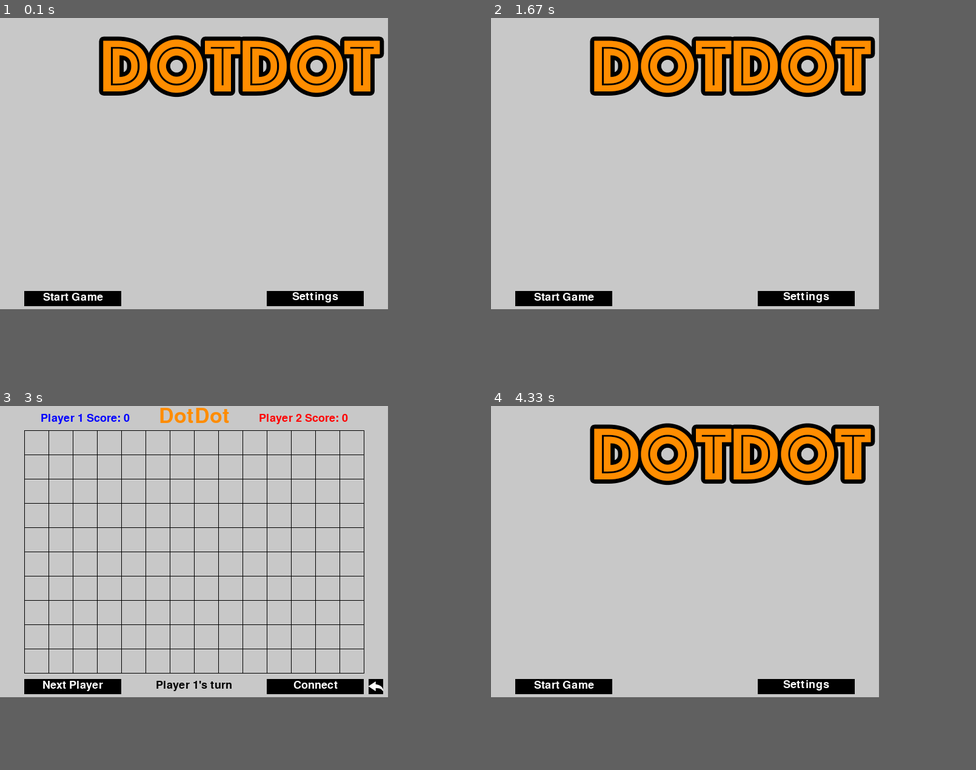
Above: before the commit, frames 1-4 (two rows, left to right).
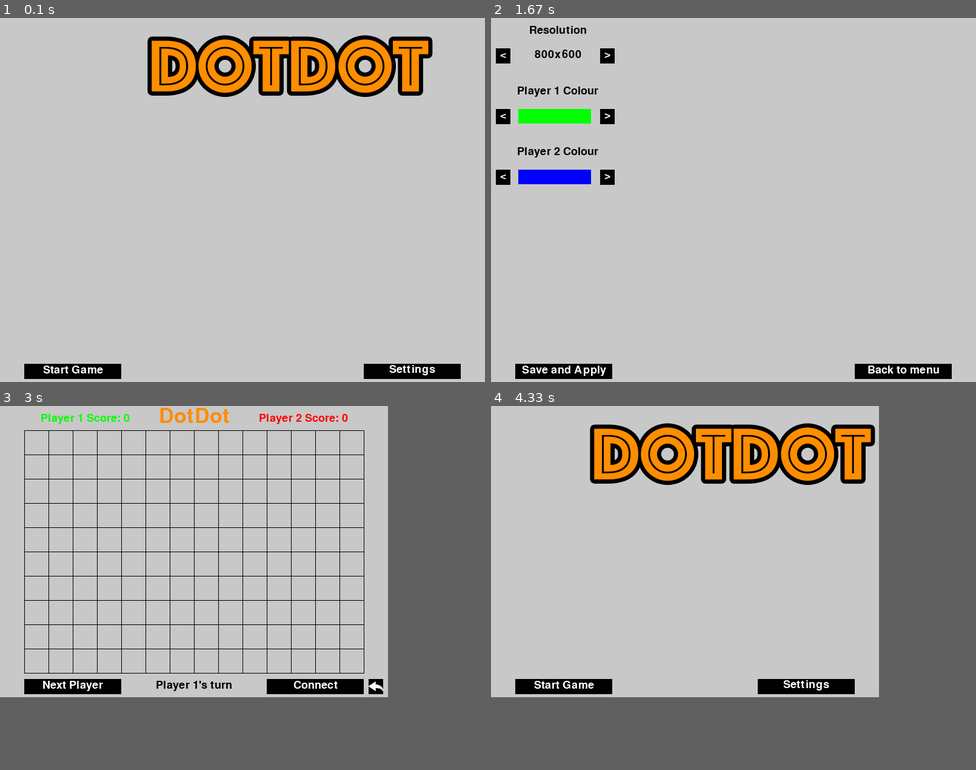
Above: after the commit, the same moments.

Repository: Tutorialoso/PythonGame
Game: pygame game, started from DotDot Pygame.py
Same seed, same stepped clock (60 frames per second), same inputs: the game is played once before the commit and once after it.
Inputs (mouse positions are in pixels of both pictures, inside the frame that each line leads up to):
- Up to frame 1 (0.1 s): no input
- Up to frame 2 (1.67 s): click (903, 371) at 0.38 s; press the mouse at (500, 116) at 0.7 s; move the mouse to (529, 152) at 0.8 s; release the mouse at (558, 189) at 0.93 s; click (607, 116) at 1.05 s; click (607, 178) at 1.38 s
- Up to frame 3 (3 s): click (9, 442) at 1.72 s; click (9, 566) at 2.05 s; click (72, 759) at 2.38 s; click (72, 686) at 2.72 s
- Up to frame 4 (4.33 s): click (563, 686) at 3.05 s; click (869, 686) at 3.38 s
In our replay, in frame 1 the window is 640x480 before the commit and 800x600 after it. These sizes can differ from the game's own. Grey fills any space a smaller window leaves; there, only what the larger window draws over its background counts as a difference.

The runs differ from the first frame. In frame 1, 11% of the frame differs, in the area x 5-95%, y 4-100%; in frame 2, 14%, in the area x 1-95%, y 2-100%; in frame 3, 0.2%; in frame 4, nothing differs.

Commit message:
Buttons are now objects

Diff:
--- a/DotDot Pygame.py
+++ b/DotDot Pygame.py
@@ -43,18 +43,6 @@
     DISPLAYSURF = pygame.display.set_mode((WINDOW_WIDTH, WINDOW_HEIGHT))
     pygame.display.set_caption('DotDot')
     DISPLAYSURF.fill(COLOURS["background"])
-
-def init_button(text, top_left, button_width):
-    button_height = 25
-    bottom_right = (top_left[0] + button_width, top_left[1] + button_height)
-    button_coord = (top_left, bottom_right)
-    pygame.draw.rect(DISPLAYSURF, BLACK, (top_left[0], top_left[1], button_width, button_height))
-    button_font_obj = pygame.font.Font('freesansbold.ttf', 18)
-    button_surface_obj = button_font_obj.render(text, True, WHITE)
-    button_rect_obj = button_surface_obj.get_rect()
-    button_rect_obj.center = (top_left[0] + (button_width / 2), top_left[1] + 10)
-    DISPLAYSURF.blit(button_surface_obj, button_rect_obj)
-    return button_coord
 
 def pixel_to_grid(mouse_x, mouse_y):
         if ((mouse_x % GAP_SIZE) > (TOLERANCE) + 10):
@@ -109,6 +97,24 @@
         if self.enemy_dots > 0:
             pygame.draw.polygon(DISPLAYSURF, self.colour, self.pixel_array)
 
+class Button():
+    def __init__(self, text, top_left, button_width):
+        button_height = 25
+        bottom_right = (top_left[0] + button_width, top_left[1] + button_height)
+        self.button_coord = (top_left, bottom_right)
+        pygame.draw.rect(DISPLAYSURF, BLACK, (top_left[0], top_left[1], button_width, button_height))
+        button_font_obj = pygame.font.Font('freesansbold.ttf', 18)
+        button_surface_obj = button_font_obj.render(text, True, WHITE)
+        button_rect_obj = button_surface_obj.get_rect()
+        button_rect_obj.center = (top_left[0] + (button_width / 2), top_left[1] + 10)
+        DISPLAYSURF.blit(button_surface_obj, button_rect_obj)
+    def is_clicked(self, mouse_x, mouse_y):
+        clicked = False
+        if (mouse_x >= self.button_coord[0][0]) and (mouse_x <= self.button_coord[1][0]) and \
+            (mouse_y >= self.button_coord[0][1]) and (mouse_y <= self.button_coord[1][1]):
+            clicked = True
+        return clicked
+
 class Game():
     def main(self):
         init_window()
@@ -133,11 +139,11 @@
         grid_array = self.init_grid()
 
         connect_top_left = (WINDOW_WIDTH - (5 * GAP_SIZE), WINDOW_HEIGHT - (GAP_SIZE - 10))
-        connect_button_coord = init_button("Connect", connect_top_left, BIG_BUTTON_WIDTH)
+        connect_button = Button("Connect", connect_top_left, BIG_BUTTON_WIDTH)
         next_player_top_left = (GAP_SIZE, WINDOW_HEIGHT - (GAP_SIZE - 10))
-        next_player_button_coord = init_button("Next Player", next_player_top_left, BIG_BUTTON_WIDTH)
+        next_player_button = Button("Next Player", next_player_top_left, BIG_BUTTON_WIDTH)
         quit_top_left = (WINDOW_WIDTH - ((GAP_SIZE / 5) * 4), WINDOW_HEIGHT - (GAP_SIZE - 10))
-        quit_button_coord = init_button("", quit_top_left, SMALL_BUTTON_WIDTH)
+        quit_button = Button("", quit_top_left, SMALL_BUTTON_WIDTH)
 
         DISPLAYSURF.blit(BACK_ARROW, quit_top_left)
 
@@ -194,15 +200,13 @@
                                             score_changed = True
                                     else:
                                         dots_array.append(chosen_dot)
-                        elif (mouse_x >= connect_button_coord[0][0]) and (mouse_x <= connect_button_coord[1][0]) and \
-                           (mouse_y >= connect_button_coord[0][1]) and (mouse_y <= connect_button_coord[1][1]):
+                        elif connect_button.is_clicked(mouse_x, mouse_y):
                             connecting = False
                             game_status = player_status
                             status_colour = COLOURS["status"]
                             status_changed = True
                     else:
-                        if (mouse_x >= next_player_button_coord[0][0]) and (mouse_x <= next_player_button_coord[1][0]) and \
-                           (mouse_y >= next_player_button_coord[0][1]) and (mouse_y <= next_player_button_coord[1][1]):
+                        if next_player_button.is_clicked(mouse_x, mouse_y):
                             if current_player == PLAYER_ONE:
                                 current_player = PLAYER_TWO
                             else:
@@ -212,15 +216,13 @@
                             player_status = "Player " + current_player + "'s turn"
                             game_status  = player_status
                             status_colour = COLOURS["status"]
-                        elif (mouse_x >= connect_button_coord[0][0]) and (mouse_x <= connect_button_coord[1][0]) and \
-                           (mouse_y >= connect_button_coord[0][1]) and (mouse_y <= connect_button_coord[1][1]):
+                        elif connect_button.is_clicked(mouse_x, mouse_y):
                             dots_array = []
                             connecting = True
                             game_status = connecting_status
                             status_colour = COLOURS[current_player]
                             status_changed = True
-                        elif (mouse_x >= quit_button_coord[0][0]) and (mouse_x <= quit_button_coord[1][0]) and \
-                           (mouse_y >= quit_button_coord[0][1]) and (mouse_y <= quit_button_coord[1][1]):
+                        elif quit_button.is_clicked(mouse_x, mouse_y):
                             game_finished = True
                 elif event.type == QUIT:
                     terminate()
@@ -343,9 +345,9 @@
         DISPLAYSURF.blit(DOT_DOT, ((WINDOW_WIDTH / 2) - (484 / 2), 0))
 
         settings_top_left = (WINDOW_WIDTH - (5 * GAP_SIZE), WINDOW_HEIGHT - (GAP_SIZE - 10))
-        settings_button_coord = init_button("Settings", settings_top_left, BIG_BUTTON_WIDTH)
+        settings_button = Button("Settings", settings_top_left, BIG_BUTTON_WIDTH)
         start_game_top_left = (GAP_SIZE, WINDOW_HEIGHT - (GAP_SIZE - 10))
-        start_game_button_coord = init_button("Start Game", start_game_top_left, BIG_BUTTON_WIDTH)
+        start_game_button = Button("Start Game", start_game_top_left, BIG_BUTTON_WIDTH)
 
         mouse_x = 0
         mouse_y = 0
@@ -356,12 +358,10 @@
             for event in pygame.event.get():
                 if event.type == MOUSEBUTTONUP:
                     mouse_x, mouse_y = event.pos
-                    if (mouse_x >= start_game_button_coord[0][0]) and (mouse_x <= start_game_button_coord[1][0]) and \
-                       (mouse_y >= start_game_button_coord[0][1]) and (mouse_y <= start_game_button_coord[1][1]):
+                    if start_game_button.is_clicked(mouse_x, mouse_y):
                         button_clicked = True
                         button_type = "Game"
-                    elif (mouse_x >= settings_button_coord[0][0]) and (mouse_x <= settings_button_coord[1][0]) and \
-                         (mouse_y >= settings_button_coord[0][1]) and (mouse_y <= settings_button_coord[1][1]):
+                    elif settings_button.is_clicked(mouse_x, mouse_y):
                         button_clicked = True
                         button_type = "Settings"
                 elif event.type == QUIT:
@@ -376,53 +376,79 @@
         init_window()
 
         back_top_left = (WINDOW_WIDTH - (5 * GAP_SIZE), WINDOW_HEIGHT - (GAP_SIZE - 10))
-        back_button_coord = init_button("Back to menu", back_top_left, BIG_BUTTON_WIDTH)
+        back_button = Button("Back to menu", back_top_left, BIG_BUTTON_WIDTH)
+
         previous_res_top_left = ((GAP_SIZE / 5), (GAP_SIZE / 4) + GAP_SIZE)
-        previous_res_button_coord = init_button("<", previous_res_top_left, SMALL_BUTTON_WIDTH)
+        previous_res_button = Button("<", previous_res_top_left, SMALL_BUTTON_WIDTH)
         next_res_top_left = ((GAP_SIZE * 4) + (GAP_SIZE / 2), (GAP_SIZE / 4) + GAP_SIZE)
-        next_res_button_coord = init_button(">", next_res_top_left, SMALL_BUTTON_WIDTH)
+        next_res_button = Button(">", next_res_top_left, SMALL_BUTTON_WIDTH)
+
+        previous_col_one_top_left = ((GAP_SIZE / 5), (GAP_SIZE / 4) + (GAP_SIZE * 3.5))
+        previous_col_one_button = Button("<", previous_col_one_top_left, SMALL_BUTTON_WIDTH)
+        next_col_one_top_left = ((GAP_SIZE * 4) + (GAP_SIZE / 2), (GAP_SIZE / 4) + (GAP_SIZE * 3.5))
+        next_col_one_button = Button(">", next_col_one_top_left, SMALL_BUTTON_WIDTH)
+        previous_col_two_top_left = ((GAP_SIZE / 5), (GAP_SIZE / 4) + (GAP_SIZE * 6))
+        previous_col_two_button = Button("<", previous_col_two_top_left, SMALL_BUTTON_WIDTH)
+        next_col_two_top_left = ((GAP_SIZE * 4) + (GAP_SIZE / 2), (GAP_SIZE / 4) + (GAP_SIZE * 6))
+        next_col_two_button = Button(">", next_col_two_top_left, SMALL_BUTTON_WIDTH)
+
         save_top_left = (GAP_SIZE, WINDOW_HEIGHT - (GAP_SIZE - 10))
-        save_button_coord = init_button("Save and Apply", save_top_left, BIG_BUTTON_WIDTH)
-
-        resolution_font_obj = pygame.font.Font('freesansbold.ttf', 18)
+        save_button = Button("Save and Apply", save_top_left, BIG_BUTTON_WIDTH)
+
+        header_font_obj = pygame.font.Font('freesansbold.ttf', 18)
         to_display_res = (str(WINDOW_WIDTH) + "x" + str(WINDOW_HEIGHT))
         to_display_colour_one = COLOURS_NAME[COLOURS["1"]]
         to_display_colour_two = COLOURS_NAME[COLOURS["2"]]
-        to_displau_colours = [to_display_colour_one, to_display_colour_two]
+        to_display_colours = [to_display_colour_one, to_display_colour_two]
+        new_width, new_height, new_player_one_colour, new_player_two_colour = WINDOW_WIDTH, WINDOW_HEIGHT, COLOURS["1"], COLOURS["2"]
 
         resolution_header_centre = (((GAP_SIZE * 7) / 2) - ((GAP_SIZE / 4) * 3), (GAP_SIZE / 2))
-        resolution_header_surface_obj = resolution_font_obj.render("Resolution", True, BLACK)
+        resolution_header_surface_obj = header_font_obj.render("Resolution", True, BLACK)
         resolution_header_rect_obj = resolution_header_surface_obj.get_rect()
         resolution_header_rect_obj.center = resolution_header_centre
 
         resolution_centre = (((GAP_SIZE * 7) / 2) - ((GAP_SIZE / 4) * 3), (GAP_SIZE * 1.5))
-        resolution_surface_obj = resolution_font_obj.render(to_display_res, True, BLACK)
+        resolution_surface_obj = header_font_obj.render(to_display_res, True, BLACK)
         resolution_rect_obj = resolution_surface_obj.get_rect()
         resolution_rect_obj.center = resolution_centre
 
+        player_one_centre = (((GAP_SIZE * 7) / 2) - ((GAP_SIZE / 4) * 3), (GAP_SIZE * 3))
+        player_one_surface_obj = header_font_obj.render("Player 1 Colour", True, BLACK)
+        player_one_rect_obj = player_one_surface_obj.get_rect()
+        player_one_rect_obj.center = player_one_centre
+
+        player_two_centre = (((GAP_SIZE * 7) / 2) - ((GAP_SIZE / 4) * 3), (GAP_SIZE * 5.5))
+        player_two_surface_obj = header_font_obj.render("Player 2 Colour", True, BLACK)
+        player_two_rect_obj = player_two_surface_obj.get_rect()
+        player_two_rect_obj.center = player_two_centre
+
+        self.update_player_colour_selector(to_display_colours[0], PLAYER_ONE)
+        self.update_player_colour_selector(to_display_colours[1], PLAYER_TWO)
         DISPLAYSURF.blit(resolution_header_surface_obj, resolution_header_rect_obj)
         DISPLAYSURF.blit(resolution_surface_obj, resolution_rect_obj)
+        DISPLAYSURF.blit(player_one_surface_obj, player_one_rect_obj)
+        DISPLAYSURF.blit(player_two_surface_obj, player_two_rect_obj)
 
         mouse_x = 0
         mouse_y = 0
         button_type = None
         resolutions = ["640x480", "800x600", "1280x720"]
+        colours = []
+        for key in NAME_COLOURS:
+            colours.append(key)
 
         while button_type != "Back":
             for event in pygame.event.get():
                 if event.type == MOUSEBUTTONUP:
                     mouse_x, mouse_y = event.pos
-                    if (mouse_x >= back_button_coord[0][0]) and (mouse_x <= back_button_coord[1][0]) and \
-                       (mouse_y >= back_button_coord[0][1]) and (mouse_y <= back_button_coord[1][1]):
+                    if back_button.is_clicked(mouse_x, mouse_y):
                         button_type = "Back"
-                    elif (mouse_x >= previous_res_button_coord[0][0]) and (mouse_x <= previous_res_button_coord[1][0]) and \
-                       (mouse_y >= previous_res_button_coord[0][1]) and (mouse_y <= previous_res_button_coord[1][1]):
+                    elif previous_res_button.is_clicked(mouse_x, mouse_y):
                         for y in range(0, len(resolutions)):
                             if (to_display_res == resolutions[y]) and (y != 0):
                                 to_display_res = resolutions[y - 1]
                                 self.update_display_resolution_selector(to_display_res)
-                    elif (mouse_x >= next_res_button_coord[0][0]) and (mouse_x <= next_res_button_coord[1][0]) and \
-                       (mouse_y >= next_res_button_coord[0][1]) and (mouse_y <= next_res_button_coord[1][1]):
+                    elif next_res_button.is_clicked(mouse_x, mouse_y):
                         y = 0
                         changed = False
                         while (y < len(resolutions)) and (changed == False):
@@ -431,9 +457,54 @@
                                 self.update_display_resolution_selector(to_display_res)
                                 changed = True
                             y += 1
-                    elif (mouse_x >= save_button_coord[0][0]) and (mouse_x <= save_button_coord[1][0]) and \
-                       (mouse_y >= save_button_coord[0][1]) and (mouse_y <= save_button_coord[1][1]):
-                        self.save_settings(to_display_res, to_displau_colours)
+                    elif previous_col_one_button.is_clicked(mouse_x, mouse_y):
+                        for y in range(0, len(colours)):
+                            if (to_display_colours[0] == colours[y]) and (y != 0):
+                                if colours[y - 1] != to_display_colours[1]:
+                                    to_display_colours[0] = colours[y - 1]
+                                    self.update_player_colour_selector(to_display_colours[0], PLAYER_ONE)
+                                elif (colours[y - 1] != to_display_colours[1]) and ((y - 1) != 0):
+                                    to_display_colours[0] = colours[y - 2]
+                                    self.update_player_colour_selector(to_display_colours[0], PLAYER_ONE)
+                    elif next_col_one_button.is_clicked(mouse_x, mouse_y):
+                        y = 0
+                        changed = False
+                        while (y < len(colours)) and (changed == False):
+                            if (to_display_colours[0] == colours[y]) and (y != (len(colours) - 1)):
+                                if colours[y + 1] != to_display_colours[1]:
+                                    to_display_colours[0] = colours[y + 1]
+                                    self.update_player_colour_selector(to_display_colours[0], PLAYER_ONE)
+                                    changed = True
+                                elif (colours[y + 1] == to_display_colours[1]) and ((y + 1) != (len(colours) - 1)):
+                                    to_display_colours[1] = colours[y + 2]
+                                    self.update_player_colour_selector(to_display_colours[1], PLAYER_ONE)
+                                    changed = True
+                            y += 1
+                    elif previous_col_two_button.is_clicked(mouse_x, mouse_y):
+                        for y in range(0, len(colours)):
+                            if (to_display_colours[1] == colours[y]) and (y != 0):
+                                if colours[y - 1] != to_display_colours[0]:
+                                    to_display_colours[1] = colours[y - 1]
+                                    self.update_player_colour_selector(to_display_colours[1], PLAYER_TWO)
+                                elif (colours[y - 1] != to_display_colours[0]) and ((y - 1) != 0):
+                                    to_display_colours[1] = colours[y - 2]
+                                    self.update_player_colour_selector(to_display_colours[0], PLAYER_ONE)
+                    elif next_col_two_button.is_clicked(mouse_x, mouse_y):
+                        y = 0
+                        changed = False
+                        while (y < len(colours)) and (changed == False):
+                            if (to_display_colours[1] == colours[y]) and (y != (len(colours) - 1)):
+                                if colours[y + 1] != to_display_colours[0]:
+                                    to_display_colours[1] = colours[y + 1]
+                                    self.update_player_colour_selector(to_display_colours[1], PLAYER_TWO)
+                                    changed = True
+                                elif (colours[y + 1] == to_display_colours[0]) and ((y + 1) != (len(colours) - 1)):
+                                    to_display_colours[1] = colours[y + 2]
+                                    self.update_player_colour_selector(to_display_colours[1], PLAYER_TWO)
+                                    changed = True
+                            y += 1
+                    elif save_button.is_clicked(mouse_x, mouse_y):
+                        self.save_settings(to_display_res, to_display_colours)
                         new_width, new_height, new_player_one_colour, new_player_two_colour = self.load_settings()
                         button_type = "Back"
                 elif event.type == QUIT:
@@ -491,14 +562,22 @@
         resolution_rect_obj.center = resolution_centre
         DISPLAYSURF.blit(resolution_surface_obj, resolution_rect_obj)
 
-    #def update_player_colour_selector(self, to_display_colour, player):
-
+    def update_player_colour_selector(self, to_display_colour, player):
+        x_coord = GAP_SIZE + (GAP_SIZE / 8)
+        if player == "1":
+            y_coord = (GAP_SIZE / 4) + (GAP_SIZE * 3.5)
+        else:
+            y_coord = (GAP_SIZE / 4) + (GAP_SIZE * 6)
+        width = GAP_SIZE * 3
+        height = (GAP_SIZE / 5) * 3
+        pygame.draw.rect(DISPLAYSURF, NAME_COLOURS[to_display_colour], (x_coord, y_coord, width, height))
 
 game = Game()
 settings = Settings()
 menu = MainMenu()
 end = False
 options = {"Game" : game.main, "Settings" : settings.main}
+WINDOW_WIDTH, WINDOW_HEIGHT, COLOURS["1"], COLOURS["2"] = settings.load_settings()
 
 while end != True:
     go_to = menu.main()
